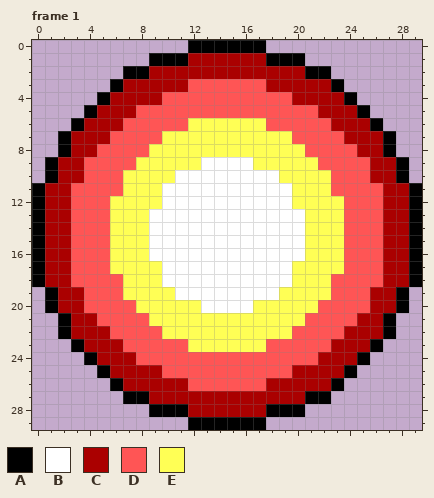
Pixel-art file: resources/sprites/original/effects/big-explosion.ase. Above, as it was before the edit.
30x30 pixels, 7 frames. Shown: frame 1. The commit also changed other frames, which this record leaves out.
Palette (. is transparent): A #000000  B #ffffff  C #aa0000  D #ff5555  E #ffff55
Pixels before, frame 1, first column x 0:
 0 ............AAAAAA............
 1 .........AAACCCCCCAAA.........
 2 .......AACCCCCCCCCCCCAA.......
 3 ......ACCCCCDDDDDDCCCCCA......
 4 .....ACCCCDDDDDDDDDDCCCCA.....
 5 ....ACCCDDDDDDDDDDDDDDCCCA....
 6 ...ACCCDDDDDEEEEEEDDDDDCCCA...
 7 ..ACCCDDDDEEEEEEEEEEDDDDCCCA..
 8 ..ACCDDDDEEEEEEEEEEEEDDDDCCA..
 9 .ACCDDDDEEEEEBBBBEEEEEDDDDCCA.
10 .ACCDDDEEEEBBBBBBBBEEEEDDDCCA.
11 ACCDDDDEEEBBBBBBBBBBEEEDDDDCCA
12 ACCDDDEEEEBBBBBBBBBBEEEEDDDCCA
13 ACCDDDEEEBBBBBBBBBBBBEEEDDDCCA
14 ACCDDDEEEBBBBBBBBBBBBEEEDDDCCA
15 ACCDDDEEEBBBBBBBBBBBBEEEDDDCCA
16 ACCDDDEEEBBBBBBBBBBBBEEEDDDCCA
17 ACCDDDEEEEBBBBBBBBBBEEEEDDDCCA
18 ACCDDDDEEEBBBBBBBBBBEEEDDDDCCA
19 .ACCDDDEEEEBBBBBBBBEEEEDDDCCA.
20 .ACCDDDDEEEEEBBBBEEEEEDDDDCCA.
21 ..ACCDDDDEEEEEEEEEEEEDDDDCCA..
22 ..ACCCDDDDEEEEEEEEEEDDDDCCCA..
23 ...ACCCDDDDDEEEEEEDDDDDCCCA...
24 ....ACCCDDDDDDDDDDDDDDCCCA....
25 .....ACCCCDDDDDDDDDDCCCCA.....
26 ......ACCCCCDDDDDDCCCCCA......
27 .......AACCCCCCCCCCCCAA.......
28 .........AAACCCCCCAAA.........
29 ............AAAAAA............
Now the later version:
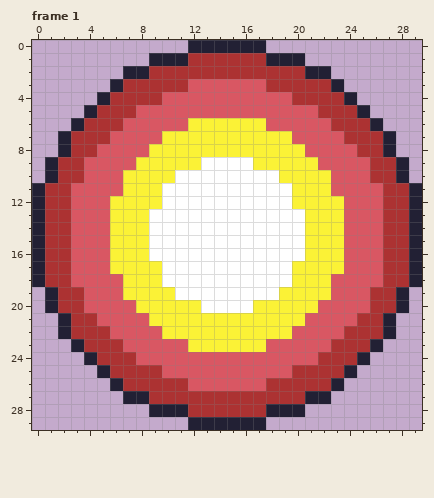
Difference:
colour A: #000000 -> #222034
colour C: #aa0000 -> #ac3232
colour D: #ff5555 -> #d95763
colour E: #ffff55 -> #fbf236
Where, in picture pixels (left, top, right, bottom), the same in both pictures:
changed: (32, 40, 422, 430)
